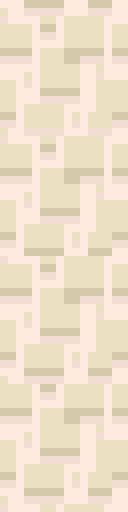
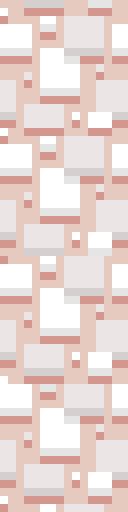
The second w=128, h=512 image is a revision of the first. Changes to its layers:
renamed "Layer" to "Layer #1", opacity 6% → 10%, moved it above "Layer #2", painted on it over [0, 0, 128, 512]
"Layer #2": opacity 9% → 10%, moved it above "Layer", painted on it over [0, 0, 128, 512]
removed layer "Layer #1" (was 9%) over [0, 0, 128, 512]
renamed "Layer #7" to "Layer", opacity 9% → 25%, painted on it over [0, 0, 128, 512]
removed layer "Layer #5" (was 8%) over [0, 0, 128, 512]
removed layer "Layer #6" (was 4%) over [0, 0, 128, 512]
removed layer "Layer #4" (was 12%) over [0, 0, 128, 496]
showed "Layer #3", opacity 100% → 25%, painted on it over [0, 0, 128, 512]
